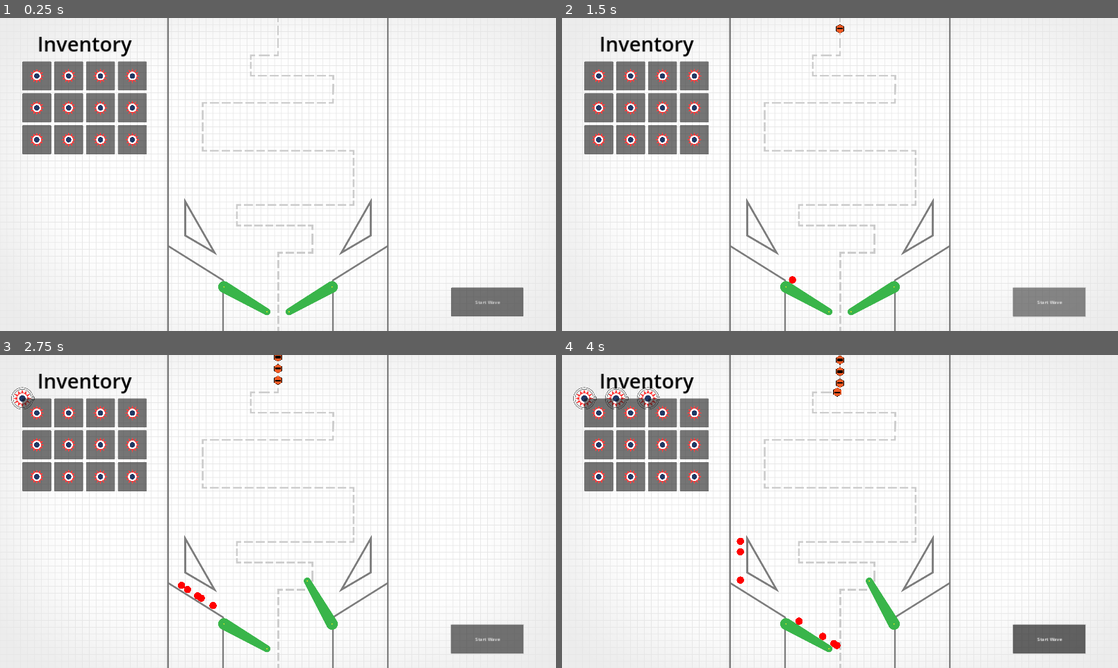
Above: before the commit, frames 1-4 (two rows, left to right).
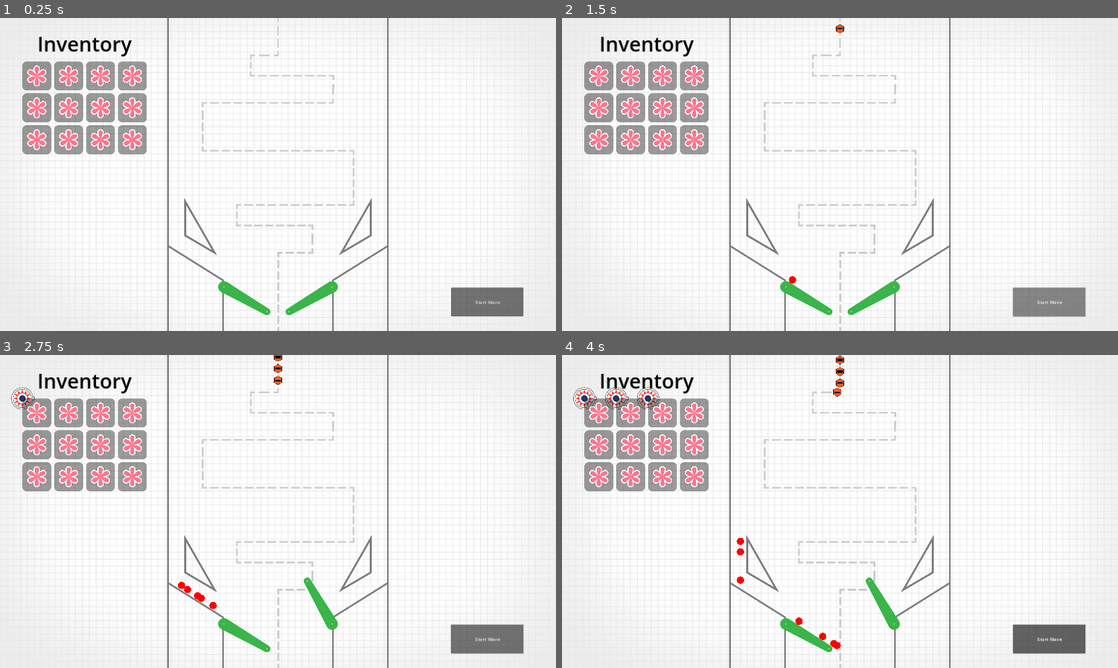
Above: after the commit, the same moments.

Repository: cxhuy/ptd
Game: Godot game, scene res://scenes/game.tscn
Two runs of this game, one before a commit and one after it. Both use one fixed random seed, a clock stepped at 60 frames per second and the inputs below.
Inputs (mouse positions are in pixels of both pictures, inside the frame that each line leads up to):
- Up to frame 1 (0.25 s): no input
- Up to frame 2 (1.5 s): click "Start Wave" at 0.5 s; click "Start Wave" at 1.25 s
- Up to frame 3 (2.75 s): tap Enter at 2 s; move the mouse to (38, 414) at 2.02 s; hold / (rightFlip) from 2.03 s (still down); hold Space (addBall) from 2.03 s (still down); click (38, 414) at 2.17 s
- Up to frame 4 (4 s): move the mouse to (628, 414) at 2.77 s; release / (rightFlip) at 2.78 s; release Space (addBall) at 2.78 s; hold Z (leftFlip) 2.78-3.53 s; tap Space (addBall) at 2.85 s; click (628, 414) at 2.92 s; move the mouse to (662, 414) at 3.52 s; hold / (rightFlip) from 3.53 s (still down); hold Space (addBall) from 3.53 s (still down); click (662, 414) at 3.67 s

The runs differ from the first frame. In frame 1, 5.7% of the frame differs, in the area x 4-27%, y 13-44%; in frame 2, 5.7%; in frame 3, 5.7%; in frame 4, 5.7%.

Commit message:
feat: add tower1 ui icon

Diff:
--- a/scenes/towerAdd.tscn
+++ b/scenes/towerAdd.tscn
@@ -1,17 +1,25 @@
-[gd_scene load_steps=3 format=3 uid="uid://b5qmwu8hgbnv2"]
+[gd_scene load_steps=4 format=3 uid="uid://b5qmwu8hgbnv2"]
 
 [ext_resource type="Script" path="res://scripts/towerAdd.gd" id="1_c8akx"]
-[ext_resource type="Texture2D" uid="uid://iu5snjhufk02" path="res://sprites/towers/basic_tower/default.svg" id="1_emspr"]
+[ext_resource type="Texture2D" uid="uid://ccnh8h1cw8fyw" path="res://sprites/towers/tower1/tower1_ui.png" id="2_dlex3"]
+
+[sub_resource type="StyleBoxFlat" id="StyleBoxFlat_sw7x8"]
+bg_color = Color(0, 0, 0, 0.392157)
+corner_radius_top_left = 15
+corner_radius_top_right = 15
+corner_radius_bottom_right = 15
+corner_radius_bottom_left = 15
 
 [node name="TowerAdd" type="Panel"]
 custom_minimum_size = Vector2(100, 100)
 offset_right = 40.0
 offset_bottom = 40.0
+theme_override_styles/panel = SubResource("StyleBoxFlat_sw7x8")
 script = ExtResource("1_c8akx")
 
 [node name="TowerSprite" type="Sprite2D" parent="."]
 position = Vector2(50, 50)
-scale = Vector2(0.25, 0.25)
-texture = ExtResource("1_emspr")
+scale = Vector2(0.3, 0.3)
+texture = ExtResource("2_dlex3")
 
 [connection signal="gui_input" from="." to="." method="_on_gui_input"]
Binary file added: sprites/towers/tower1/tower1_ui.png
Not shown, added: sprites/towers/tower1/tower1_ui.png.import
